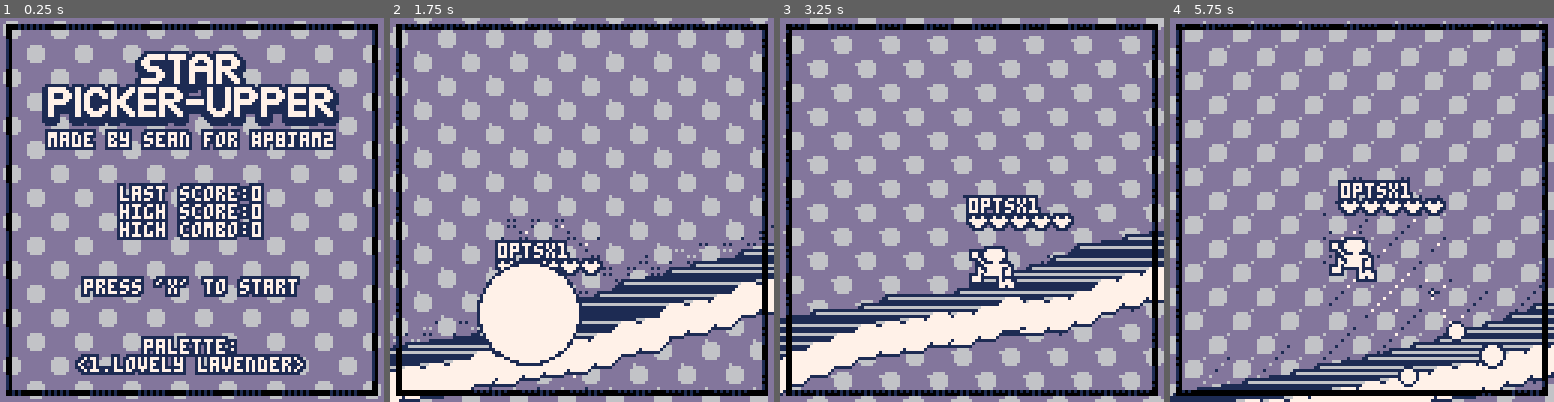
Above: before the commit, frames 1-4 (left to right).
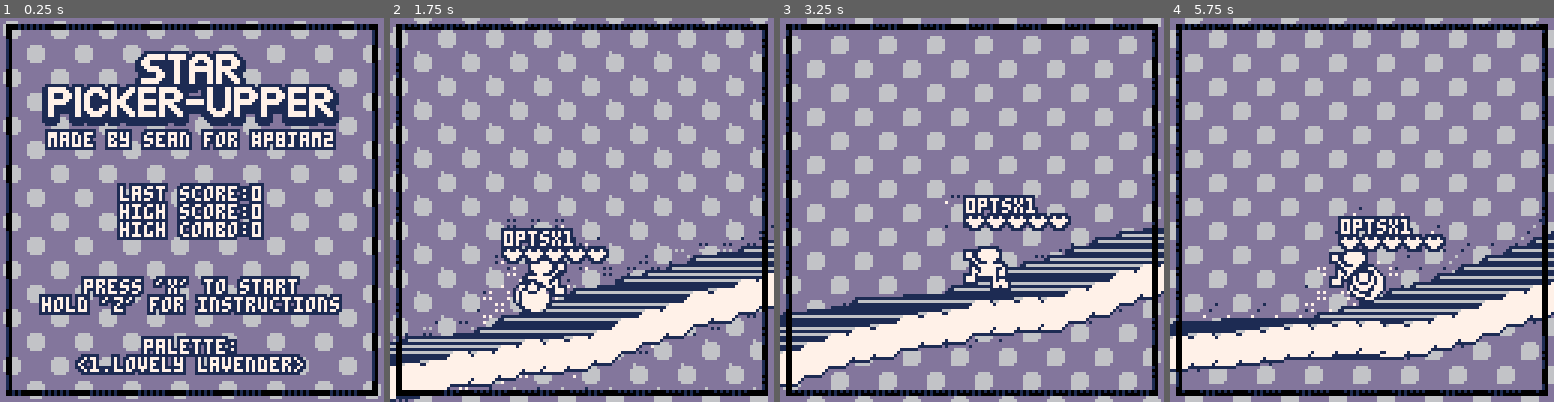
Above: after the commit, the same moments.

Repository: seleb/p8jam2
Game: PICO-8 cartridge bridge.p8
Same seed, same stepped clock (60 frames per second), same inputs: the game is played once before the commit and once after it.
Inputs:
- Up to frame 1 (0.25 s): no input
- Up to frame 2 (1.75 s): tap X (X key) at 0.33, 1.07 s; tap O (Z key) at 0.7, 1.7 s; hold Right from 1.6 s (still down)
- Up to frame 3 (3.25 s): tap X (X key) at 1.85, 2.97 s; release Right at 2.1 s; tap O (Z key) at 2.1, 2.5, 2.9 s; hold Up 2.15-2.42 s; hold Right 2.47-3.03 s; hold Left from 3.08 s (still down)
- Up to frame 4 (5.75 s): tap O (Z key) every 0.4 s from 3.3 to 5.7 s; release Left at 3.58 s; hold Right 4.02-4.68 s; tap X (X key) at 4.08, 5.2 s; hold Up 4.73-5.03 s; hold Left 5.08-5.68 s

The runs differ from the first frame. In frame 1, 3.4% of the frame differs, in the area x 10-90%, y 71-78%; in frame 2, 12%; in frame 3, 17%; in frame 4, 63%, in the area x 0-100%, y 0-100%.

Commit message:
instructions, updated header comment

Diff:
--- a/bridge.p8
+++ b/bridge.p8
@@ -1,8 +1,8 @@
 pico-8 cartridge // http://www.pico-8.com
 version 7
 __lua__
--- untitled jam game
--- by sean
+-- star picker-upper
+-- made by sean for #p8jam2
 
 chain = {}
 player = {}
@@ -715,8 +715,31 @@
  print_ol_c("high combo:"..storage.high_combo, 66)
  print_ol_c("press 'x' to start",85)
 
+ print_ol_c("hold 'z' for instructions",91)
+
  print_ol_c("palette:",105)
  print_ol_c("<"..pal_names[col_offset+1]..">",111)
+ if btn(4) then
+  color(2)
+  rectfill(10,35,128-10,128-10)
+  print_ol_c("arrows to move/jump", 40)
+  print_ol_c("pick up good stars", 50)
+
+  print_ol_c("good stars are bouncy", 56)
+  print_ol_c("build bounce combos", 62)
+  print_ol_c("avoid bad stars", 70)
+
+  print_ol_c("bad stars hurt", 76)
+
+
+  sspr(16,16,40,16,64-24,85)
+  print_ol_c("good bad", 100)
+
+
+  print_ol_c("have fun!", 110)
+
+
+ end
 end
 
 -- called from main loop
